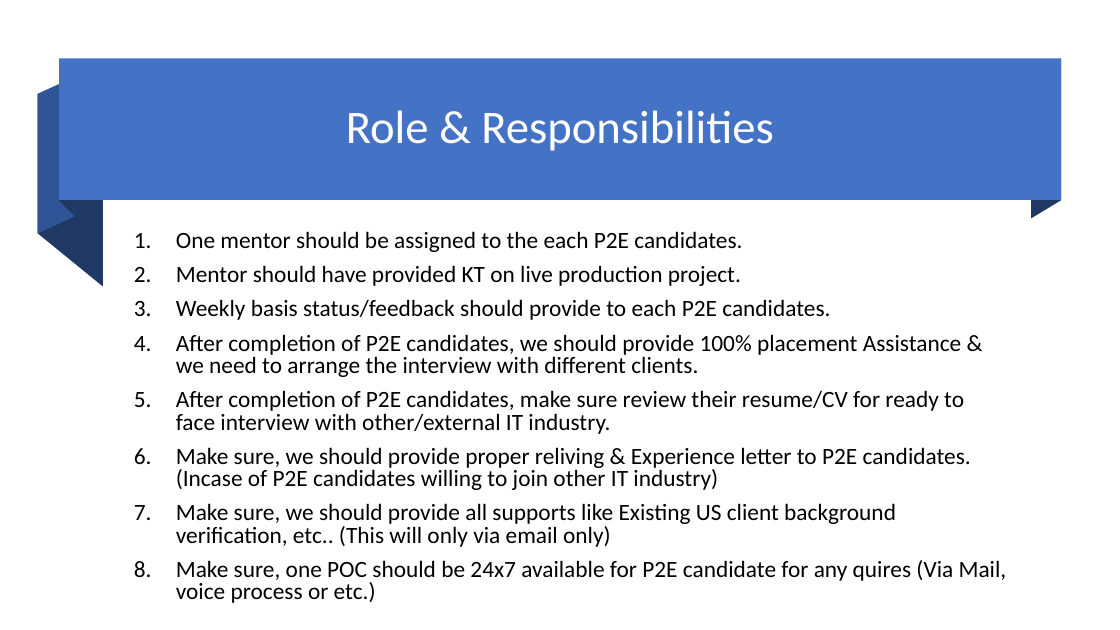
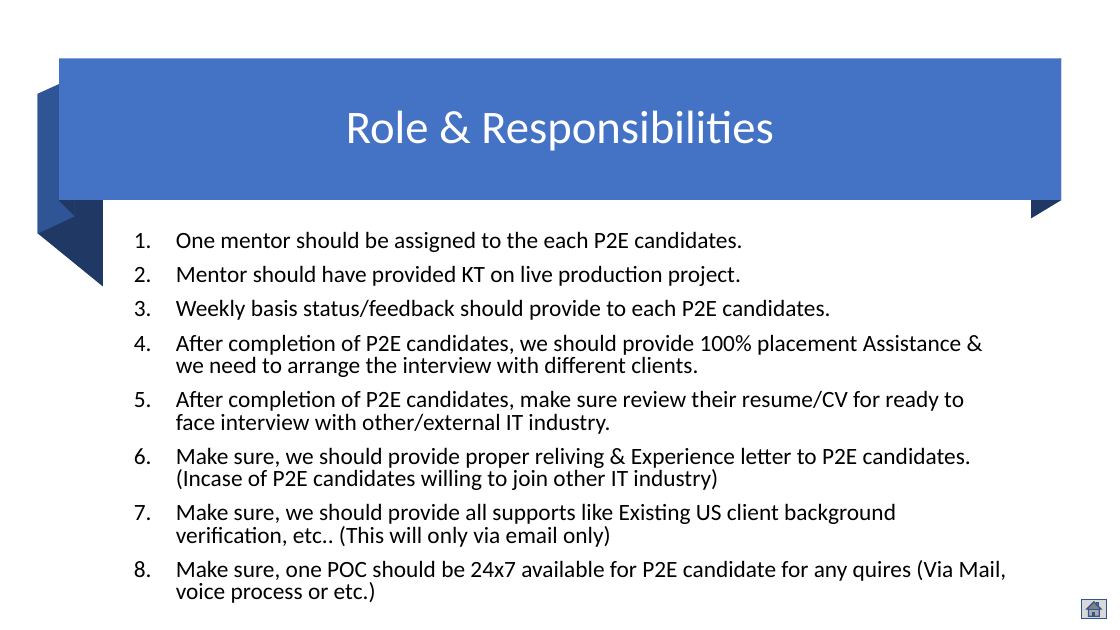
Before and after one commit to mjanwar/document, a slide deck: slide 9 of eTechlogix-Academic-Professional-Training-Plan.pptx (slide 8 before the commit). Drawn at 1120x630 pixels with LibreOffice and Linux fonts; fonts in the diff are those of the drawing. Boxes give left, top, right and bottom in pixels: in the first picture for what was removed or moved away, otherwise in the second. Text is boxed around its words. In the diff, an @@ line names an element or a change of style, - is before the commit and + after.

```diff
--- a/eTechlogix-Academic-Professional-Training-Plan.pptx
+++ b/eTechlogix-Academic-Professional-Training-Plan.pptx
@@ action button home added at bbox=[1082, 600, 1107, 619], fill #D9D9D9, outline #325491 1 pt @@
```
Also in this commit, not shown: 9 other slides changed, 11 slides added.
